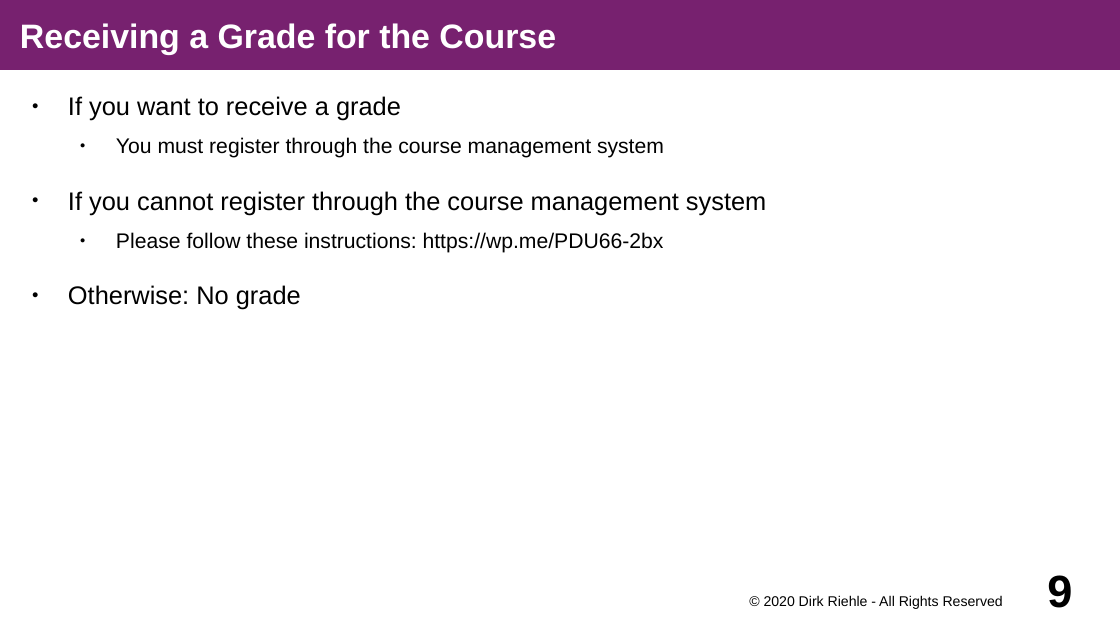
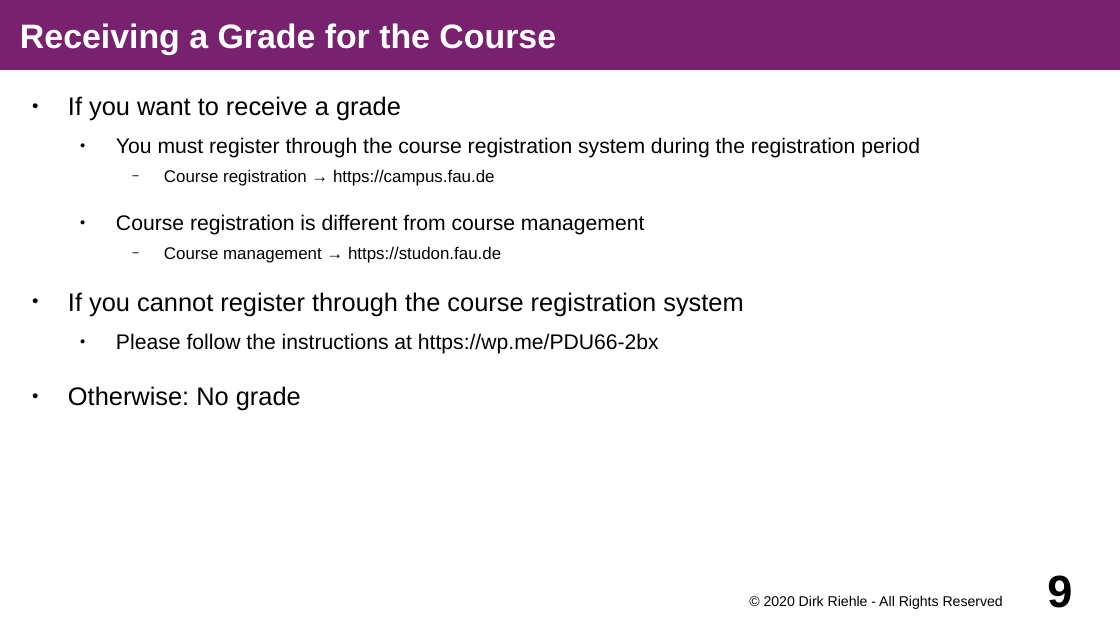
Before and after one commit to dirkriehle/amse-course, a slide deck: slide 9 of Lecture slides/AMSE A01 - Course Introduction.odp. Drawn at 1120x630 pixels with LibreOffice and Linux fonts; fonts in the diff are those of the drawing. Boxes give left, top, right and bottom in pixels: in the first picture for what was removed or moved away, otherwise in the second. Text is boxed around its words. In the diff, an @@ line names an element or a change of style, - is before the commit and + after.

Commit message:
Explained difference between course registration and management

```diff
--- a/Lecture slides/AMSE A01 - Course Introduction.odp
+++ b/Lecture slides/AMSE A01 - Course Introduction.odp
@@ text at bbox=[68, 137, 920, 354]: text changed @@
-  ● You must register through the course management system
-● If you cannot register through the course management system
-  ● Please follow these instructions: https://wp.me/PDU66-2bx
+  ● You must register through the course registration system during the registration period
+    − Course registration → https://campus.fau.de
+  ● Course registration is different from course management
+    − Course management → https://studon.fau.de
+● If you cannot register through the course registration system
+  ● Please follow the instructions at https://wp.me/PDU66-2bx
```
Also in this commit, not shown: 1 other file.
